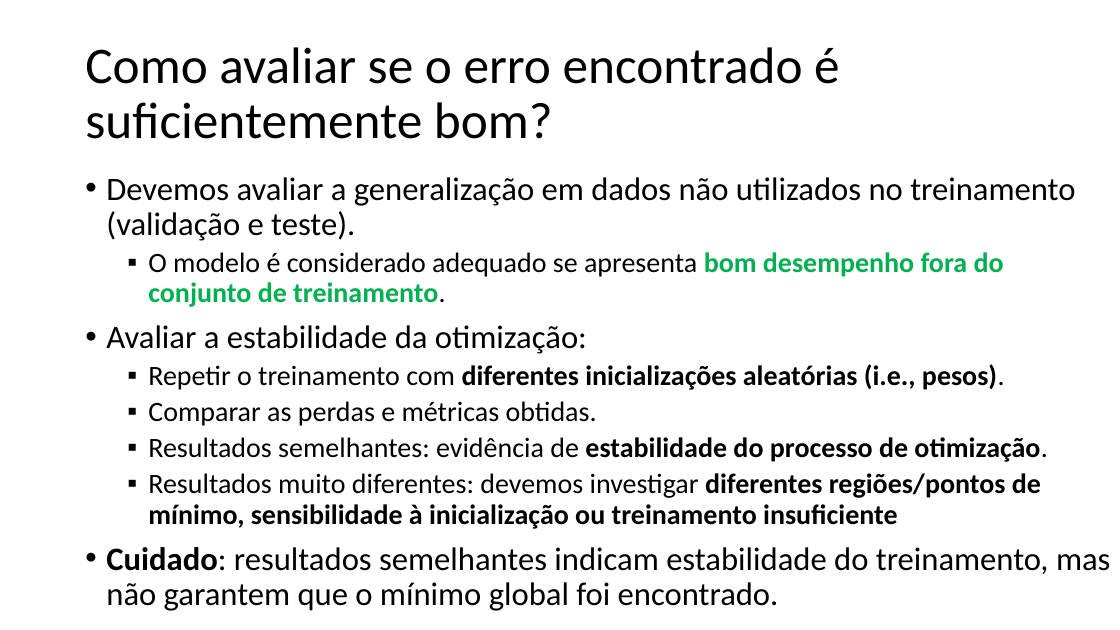
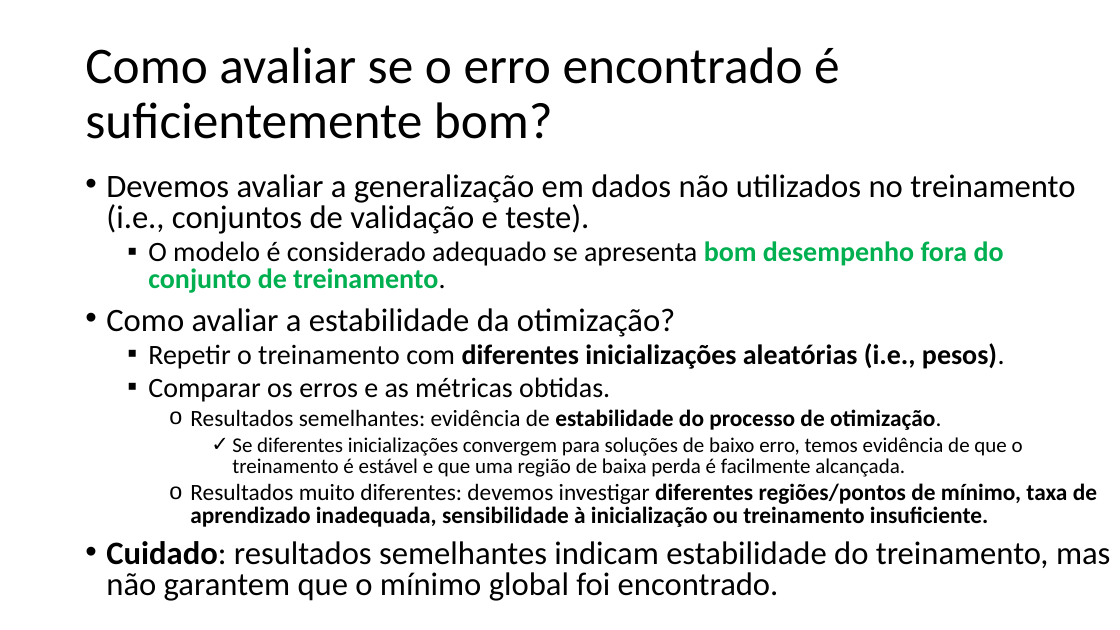
Before and after one commit to zz4fap/c24_inteligencia_artificial, a slide deck: slide 51 of slides/C24_MLP.pptx. Drawn at 1120x630 pixels with LibreOffice and Linux fonts; fonts in the diff are those of the drawing. Boxes give left, top, right and bottom in pixels: in the first picture for what was removed or moved away, otherwise in the second. Text is boxed around its words. In the diff, an @@ line names an element or a change of style, - is before the commit and + after.

Commit message:
update of slides

```diff
--- a/slides/C24_MLP.pptx
+++ b/slides/C24_MLP.pptx
@@ text at (106, 174, 1075, 234): text changed @@
-• Devemos avaliar a generalização em dados não utilizados no treinamento (validação e teste).
+• Devemos avaliar a generalização em dados não utilizados no treinamento (i.e., conjuntos de validação e teste).
@@ text at (106, 241, 1110, 601): size 24 to 20 pt in "Resultados semelhantes: evidência de estabilidade do process ..."; line spacing 0.9 to 0.8; bullet ▪ to o; list level 2 to 3 in "Resultados semelhantes: evidência de estabilidade ..." @@
@@ text at (106, 308, 675, 337): text changed @@
-• Avaliar a estabilidade da otimização:
+• Como avaliar a estabilidade da otimização?
@@ text at (148, 377, 610, 402): text changed @@
-  ▪ Comparar as perdas e métricas obtidas.
+  ▪ Comparar os erros e as métricas obtidas.
@@ text at (190, 437, 1097, 527): text changed; size 24 to 20 pt; bold off @@
-  ▪ Resultados muito diferentes: devemos investigar diferentes regiões/pontos de mínimo, sensibilidade à inicialização ou treinamento insuficiente
+      ✓ Se diferentes inicializações convergem para soluções de baixo erro, temos evidência de que o treinamento é estável e que uma região de baixa perda é facilmente alcançada.
+    o Resultados muito diferentes: devemos investigar diferentes regiões/pontos de mínimo, taxa de aprendizado inadequada, sensibilidade à inicialização ou treinamento insuficiente.
```
Also in this commit, not shown: 1 other file.
